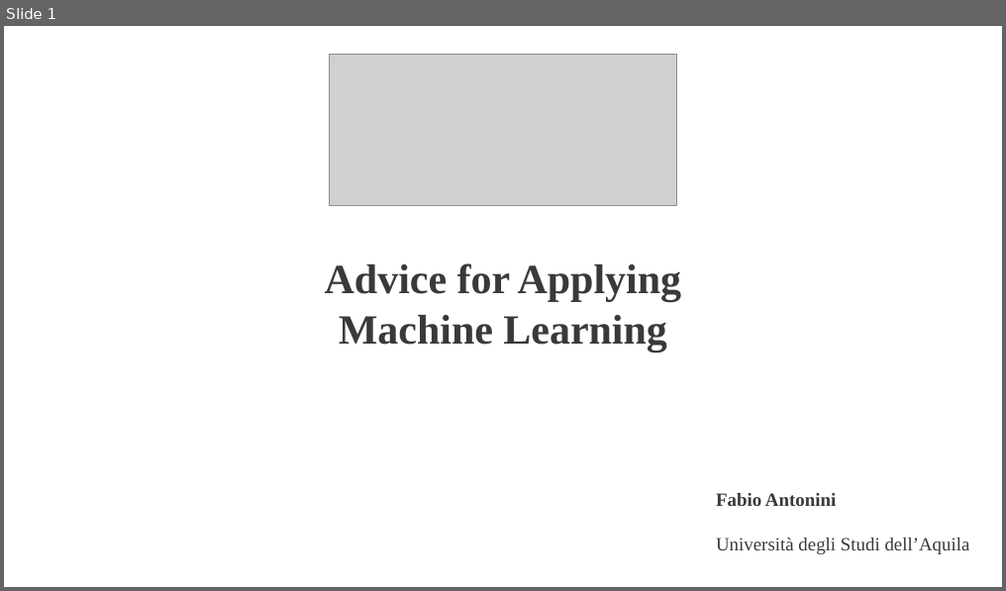
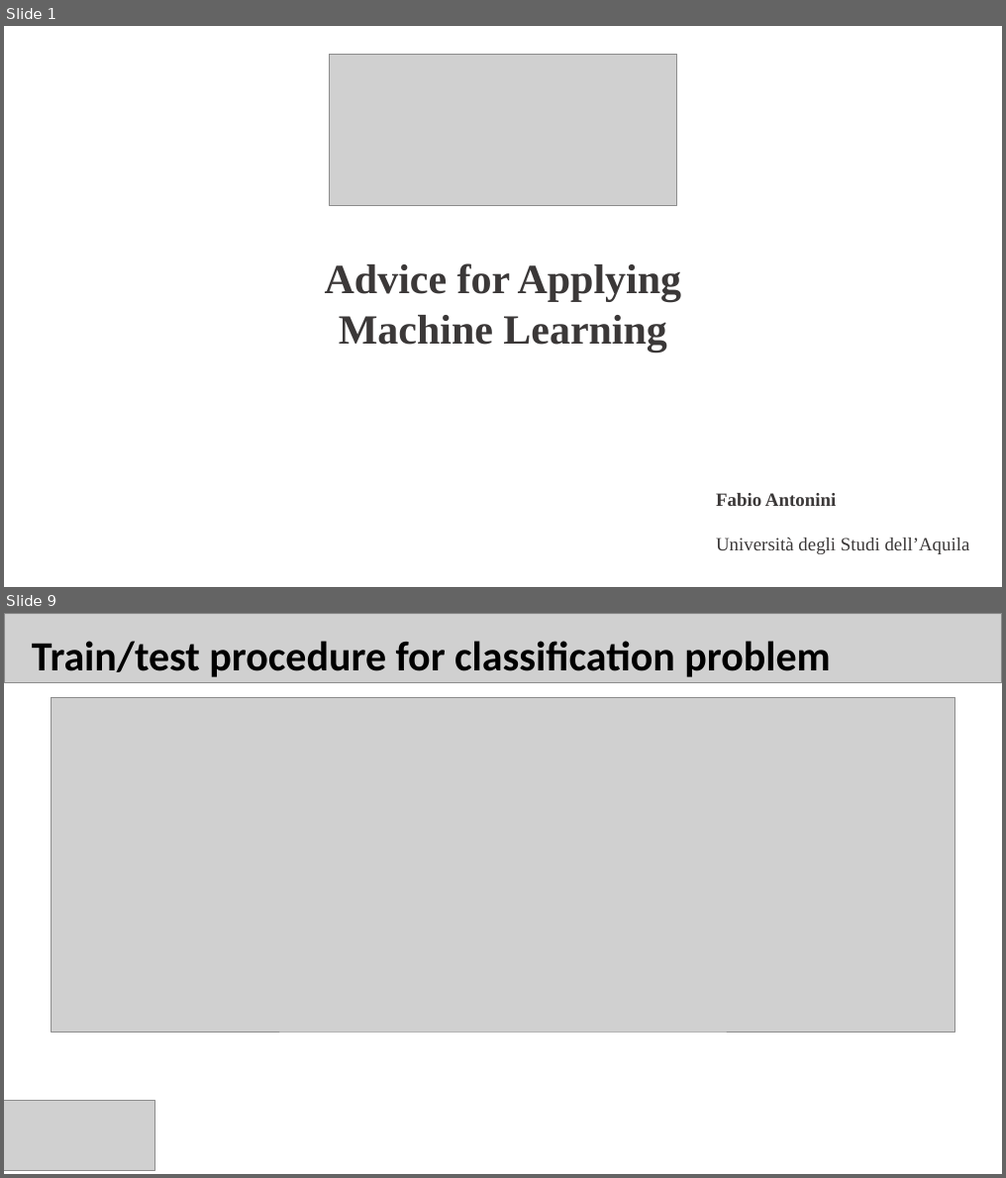
Before and after one commit to fabioantonini/introduction-machine-learning-for-engineers, a slide deck: Lectures/NeuralNetworks/w3/Slides/AdviceForApplyingMachineLearning.ppt. Shown one above the other, each under a label of ours: slide 1 before the commit, slides 1 and 9 after it; the slides between them are not shown. The pictures are 1006x591 and 1006x1178 pixels, drawn with LibreOffice and Linux fonts; fonts in the diff are those of the drawing; grey boxes stand for pictures; background and template pictures are left out. Boxes give left, top, right and bottom in pixels: in the first picture for what was removed or moved away, otherwise in the second. Text is boxed around its words. In the diff, an @@ line names an element or a change of style, - is before the commit and + after.

```diff
--- a/Lectures/NeuralNetworks/w3/Slides/AdviceForApplyingMachineLearning.ppt
+++ b/Lectures/NeuralNetworks/w3/Slides/AdviceForApplyingMachineLearning.ppt
@@ slide 9 added at box(4, 613, 1002, 1174), background #FFFFFF @@
@@ picture added at box(4, 613, 1001, 683) @@
@@ text added at box(32, 641, 831, 677), 40 pt, text #000000, bold @@
+Train/test procedure for classification problem
@@ picture added at box(52, 697, 954, 1032) @@
@@ picture added at box(4, 1100, 154, 1170) @@
```
Also in this commit, not shown: 9 other slides added, 1 slide removed, 2 other files.
